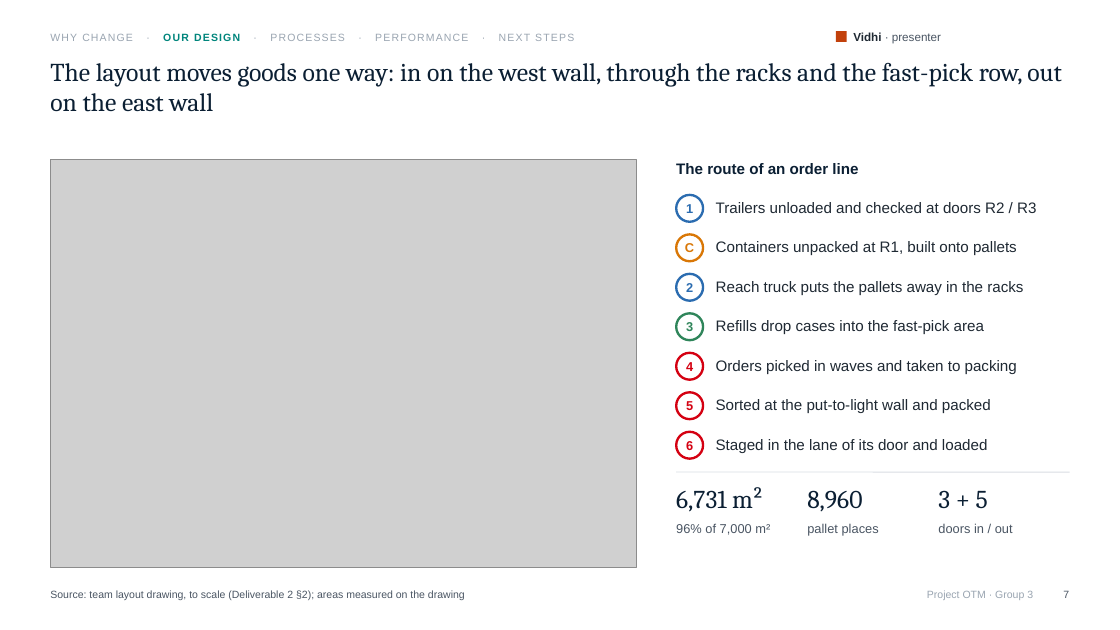
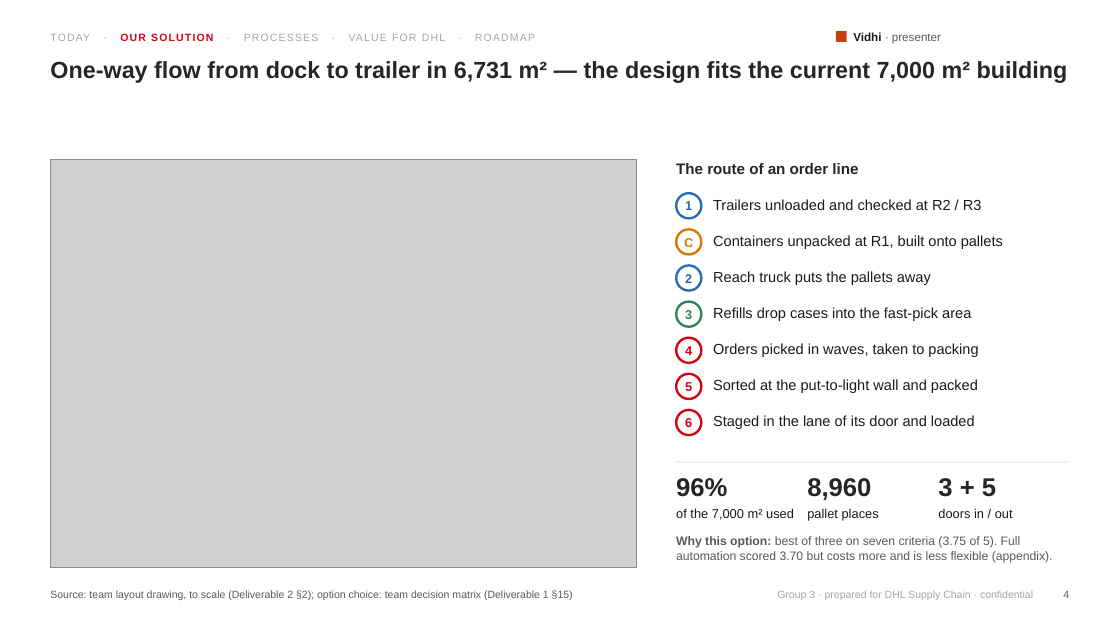
Before and after one commit to glebpankov2005-coder/Operations-Management-, a slide deck: slide 4 of deliverables/Presentation_Group3_Project_OTM.pptx (slide 7 before the commit). Drawn at 1120x630 pixels with LibreOffice and Linux fonts; fonts in the diff are those of the drawing; grey boxes stand for pictures. Boxes give left, top, right and bottom in pixels: in the first picture for what was removed or moved away, otherwise in the second. Text is boxed around its words. In the diff, an @@ line names an element or a change of style, - is before the commit and + after.

```diff
--- a/deliverables/Presentation_Group3_Project_OTM.pptx
+++ b/deliverables/Presentation_Group3_Project_OTM.pptx
@@ text "Vidhi · presenter" at box(853, 32, 941, 43): text colour #1F2933 to #1A1A1A in "Vidhi"; text colour #4A5563 to #595959 in "· presenter" @@
@@ text at box(120, 33, 535, 41): text changed; text colour #9AA5B1 to #A6A6A6 @@
-WHY CHANGE · OUR DESIGN · PROCESSES · PERFORMANCE · NEXT STEPS
+TODAY · OUR SOLUTION · PROCESSES · VALUE FOR DHL · ROADMAP
@@ title at box(50, 61, 1068, 83): text changed; size 22 to 20 pt; font Cambria to Arial; text colour #0B1F33 to #262626; bold on @@
-The layout moves goods one way: in on the west wall, through the racks and the fast-pick row, out on the east wall
+One-way flow from dock to trailer in 6,731 m² — the design fits the current 7,000 m² building
@@ text "The route of an order ..." at box(676, 163, 858, 174): text colour #0B1F33 to #262626 @@
@@ ellipse "1": place and size @@
-ellipse "1" at box(676, 195, 703, 222)
+ellipse "1" at box(676, 193, 702, 218)
@@ text at box(713, 199, 982, 210): text changed; size 13 to 12.5 pt; text colour #1F2933 to #1A1A1A @@
-Trailers unloaded and checked at doors R2 / R3
+Trailers unloaded and checked at R2 / R3
@@ ellipse "C": place and size @@
-ellipse "C" at box(676, 234, 703, 261)
+ellipse "C" at box(676, 229, 702, 255)
@@ text at box(713, 271, 931, 285): text changed; size 13 to 12.5 pt; text colour #1F2933 to #1A1A1A @@
-Reach truck puts the pallets away in the racks
+Reach truck puts the pallets away
@@ text "Refills drop cases into the ...": place and size @@
-text "Refills drop cases into the ..." at box(716, 320, 984, 334)
+text "Refills drop cases into the ..." at box(713, 307, 971, 321)
@@ 2 texts, 1 ellipse: place and size @@
-2 texts, 1 ellipse at box(676, 353, 1013, 536)
+2 texts, 1 ellipse at box(676, 338, 1013, 521)
@@ text at box(713, 343, 978, 357): text changed; size 13 to 12.5 pt; text colour #1F2933 to #1A1A1A @@
-Orders picked in waves and taken to packing
+Orders picked in waves, taken to packing
@@ ellipse "5": place and size @@
-ellipse "5" at box(676, 392, 703, 419)
+ellipse "5" at box(676, 374, 702, 399)
@@ text "Sorted at the put-to-light wall ...": place and size @@
-text "Sorted at the put-to-light wall ..." at box(716, 399, 991, 413)
+text "Sorted at the put-to-light wall ..." at box(713, 379, 978, 393)
@@ ellipse "6": place and size @@
-ellipse "6" at box(676, 432, 703, 459)
+ellipse "6" at box(676, 410, 702, 435)
@@ size 13 to 12.5 pt, text colour #1F2933 to #1A1A1A in 4 elements at box(713, 235, 1003, 249), box(713, 307, 971, 321), box(713, 379, 978, 393), box(713, 415, 975, 429) @@
@@ text "Staged in the lane of ...": place and size @@
-text "Staged in the lane of ..." at box(716, 439, 987, 453)
+text "Staged in the lane of ..." at box(713, 415, 975, 429)
@@ 2 texts, 2 ellipses, 1 line: place and size @@
-2 texts, 2 ellipses, 1 line at box(676, 274, 1070, 512)
+2 texts, 2 ellipses, 1 line at box(676, 266, 1070, 500)
@@ line (676, 462) - (1070, 462): stroke #D9DDE3 0.75 pt to #D9D9D9 0.75 pt @@
@@ text at box(676, 478, 727, 497): text changed; font Cambria to Arial; text colour #0B1F33 to #262626; bold on @@
-6,731 m²
+96%
@@ text "8,960" at box(807, 478, 871, 500): font Cambria to Arial, text colour #0B1F33 to #262626, bold on @@
@@ text "3 + 5" at box(938, 478, 996, 497): font Cambria to Arial, text colour #0B1F33 to #262626, bold on @@
@@ text at box(676, 508, 794, 520): text changed; text colour #4A5563 to #1A1A1A @@
-96% of 7,000 m²
+of the 7,000 m² used
@@ text "pallet places" at box(807, 508, 879, 521): text colour #4A5563 to #1A1A1A @@
@@ text "doors in / out" at box(938, 508, 1013, 518): text colour #4A5563 to #1A1A1A @@
@@ text added at box(676, 536, 1053, 563), 10.5 pt, text #595959 @@
+Why this option: best of three on seven criteria (3.75 of 5). Full automation scored 3.70 but costs more and is less flexible (appendix).
@@ text at box(50, 590, 573, 600): text changed; text colour #4A5563 to #595959 @@
-Source: team layout drawing, to scale (Deliverable 2 §2); areas measured on the drawing
+Source: team layout drawing, to scale (Deliverable 2 §2); option choice: team decision matrix (Deliverable 1 §15)
@@ text at box(777, 590, 1033, 600): text changed; text colour #9AA5B1 to #A6A6A6 @@
-Project OTM · Group 3
+Group 3 · prepared for DHL Supply Chain · confidential
@@ page number at box(1063, 591, 1069, 598): text changed; text colour #4A5563 to #595959 @@
-7
+4
```
Also in this commit, not shown: 16 other slides changed, 2 slides added, 1 slide removed, 4 other files.
